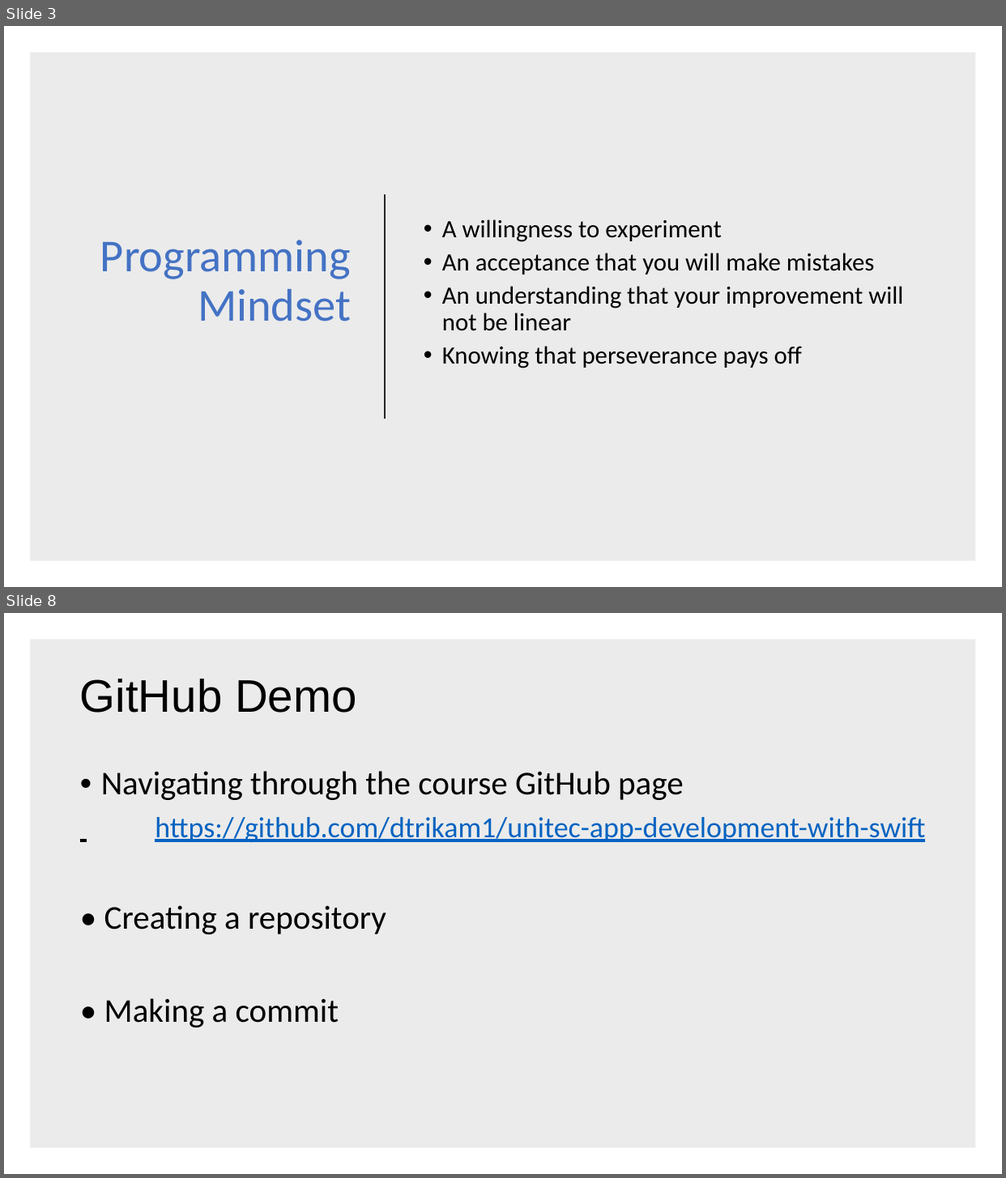
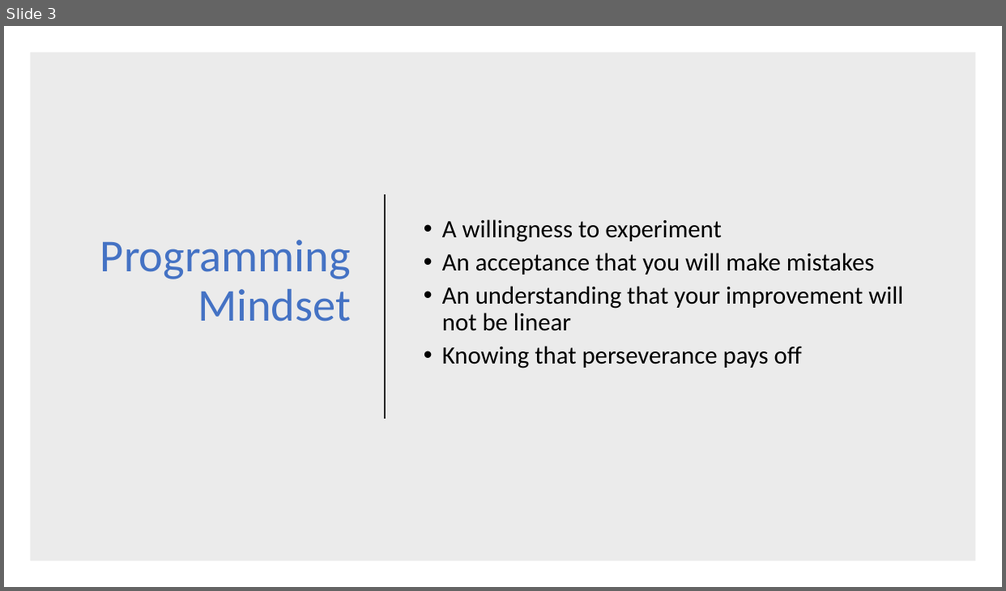
Before and after one commit to dtrikam1/unitec-app-development-with-swift, a slide deck: Lesson 1/Section 1/Unitec - Training Plan (Lesson 1).pptx. Shown one above the other, each under a label of ours: slides 3 and 8 before the commit, slide 3 after it; the slides between them are not shown. The pictures are 1006x1178 and 1006x591 pixels, drawn with LibreOffice and Linux fonts; fonts in the diff are those of the drawing. Boxes give left, top, right and bottom in pixels: in the first picture for what was removed or moved away, otherwise in the second. Text is boxed around its words. In the diff, an @@ line names an element or a change of style, - is before the commit and + after.

```diff
--- a/Lesson 1/Section 1/Unitec - Training Plan (Lesson 1).pptx
+++ b/Lesson 1/Section 1/Unitec - Training Plan (Lesson 1).pptx
@@ slide 8 removed at (4,613,1002,1174), background #FFFFFF @@
@@ rectangle removed at (30,639,976,1148) @@
@@ title removed at (80,679,357,713) @@
-GitHub Demo
@@ text removed at (101,771,925,1028) @@
-• Navigating through the course GitHub page
-https://github.com/dtrikam1/unitec-app-development-with-swift
-• Creating a repository
-• Making a commit
```
Also in this commit, not shown: 1 slide added, 4 other slides removed, 5 other files.
